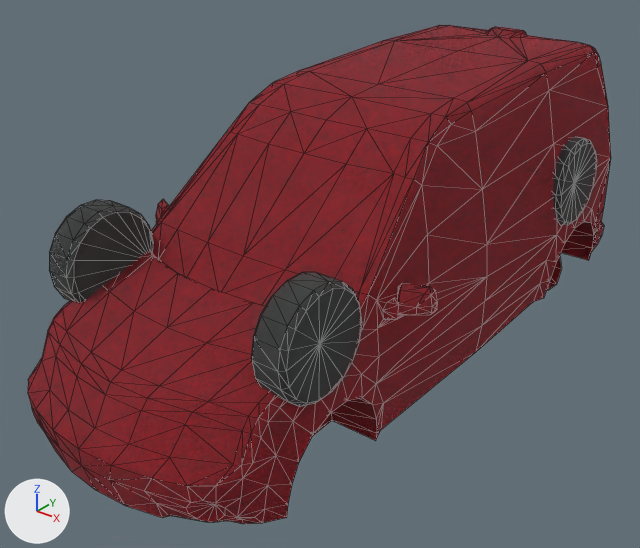
What one commit did to the glTF model uploads/traffic-van-red.gltf.
Both versions are drawn from a 50 mm lens placed at (7379.0, -10120.0, 5055.0), pointed at (-245.0, -589.0, -854.0). The lights are fixed; the arrows at lower left show +X, +Y and +Z. The older version comes first. Mesh edges are drawn as thin lines. Where no turn or scale is listed for an object, it has been applied to the vertices. Vertices at exactly the same position are counted once.
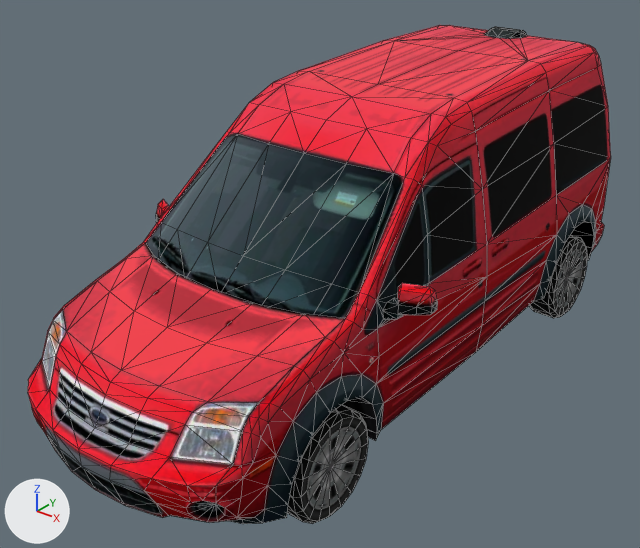
The newer file is also rescaled (x0.0000305), turned or shifted as a whole; pictures and numbers use the older file's frame.

Boxes [x1, y1, x2, y2] around the edits, measured in the pictures (640 x 548 px):
'Mesh_1', moved
    before: [49, 137, 597, 407]
    after: [287, 235, 587, 524]
part 1 of me_mesh_0, surface changed
    both: [28, 25, 611, 524]

The edits, one by one:
me_mesh_0 has 540 vertices, 1068 faces and spans x -2474.0..2474.0, y -5350.0..5350.0, z -2129.0..2129.0.
me_mesh_0 is used by ob_mesh_0; location (1.0, 3.0, 0.0).
me_mesh_0 part 1: texture (UV) coordinates of 1068 of 1068 faces, centred in x -2473.0..2473.0, y -5333.0..5340.0, z -2091.0..2128.0, changed; they spanned u 288.0..65167.0, v -65214.0..-335.0 and now span u 0.0..0.99, v 0.0..0.99.
me_mesh_1 is used by ob_mesh_1; location (1.0, 3.0, 0.0).
me_mesh_1 had 293 vertices, 570 faces and spanned x -2059.0..2059.0, y -4115.0..4115.0, z -731.0..731.0.
me_mesh_1 now has 293 vertices, 570 faces and spans x -2059.0..2059.0, y -3905.0..4326.0, z -2566.0..-1104.0.
me_mesh_1 part 2: the whole mesh is moved by (0.0, 211.0, -1835.0).
